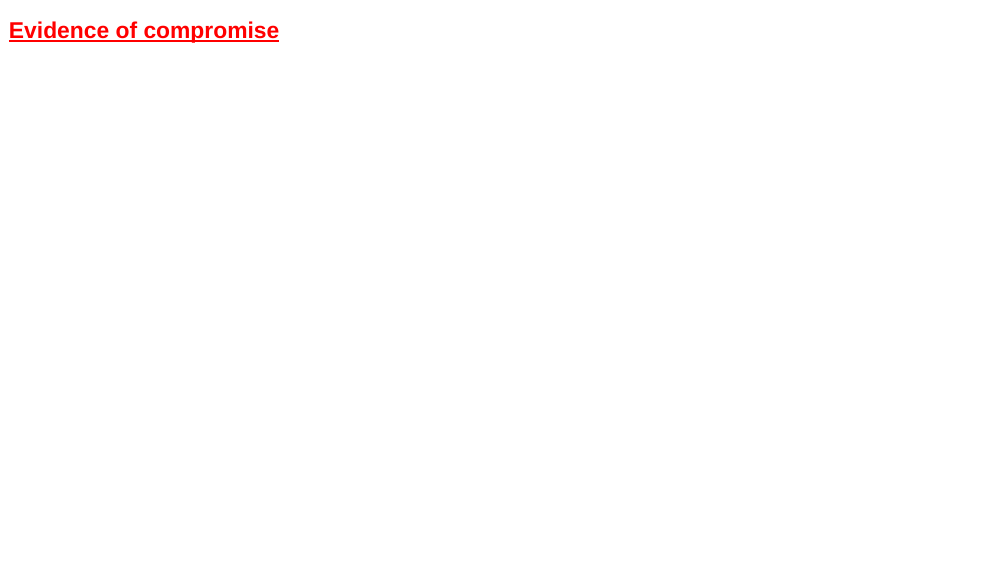
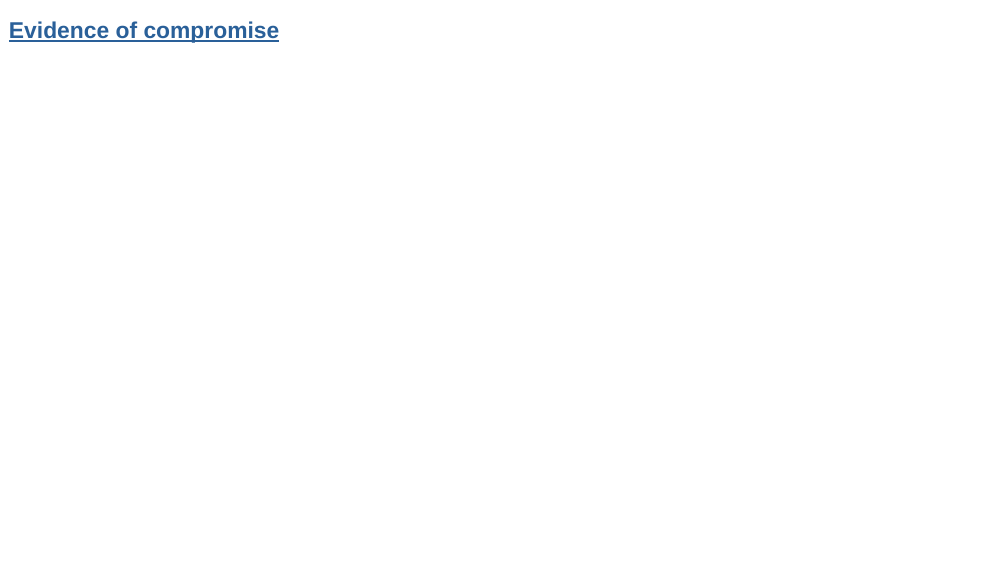
Before and after one commit to dzoraj/Simulated-Corporate-Cyber-Attack, a slide deck: slide 13 of Simulated Corporate Cyber-Attack.odp (slide 9 before the commit). Drawn at 1008x567 pixels with LibreOffice and Linux fonts; fonts in the diff are those of the drawing. Boxes give left, top, right and bottom in pixels: in the first picture for what was removed or moved away, otherwise in the second. Text is boxed around its words. In the diff, an @@ line names an element or a change of style, - is before the commit and + after.

```diff
--- a/Simulated Corporate Cyber-Attack.odp
+++ b/Simulated Corporate Cyber-Attack.odp
@@ text "Evidence of compromise" at <box>9,21,280,43</box>: text colour #FF0000 to #2A6099 @@
```
Also in this commit, not shown: 3 other slides changed, 5 slides added, 2 slides removed.
